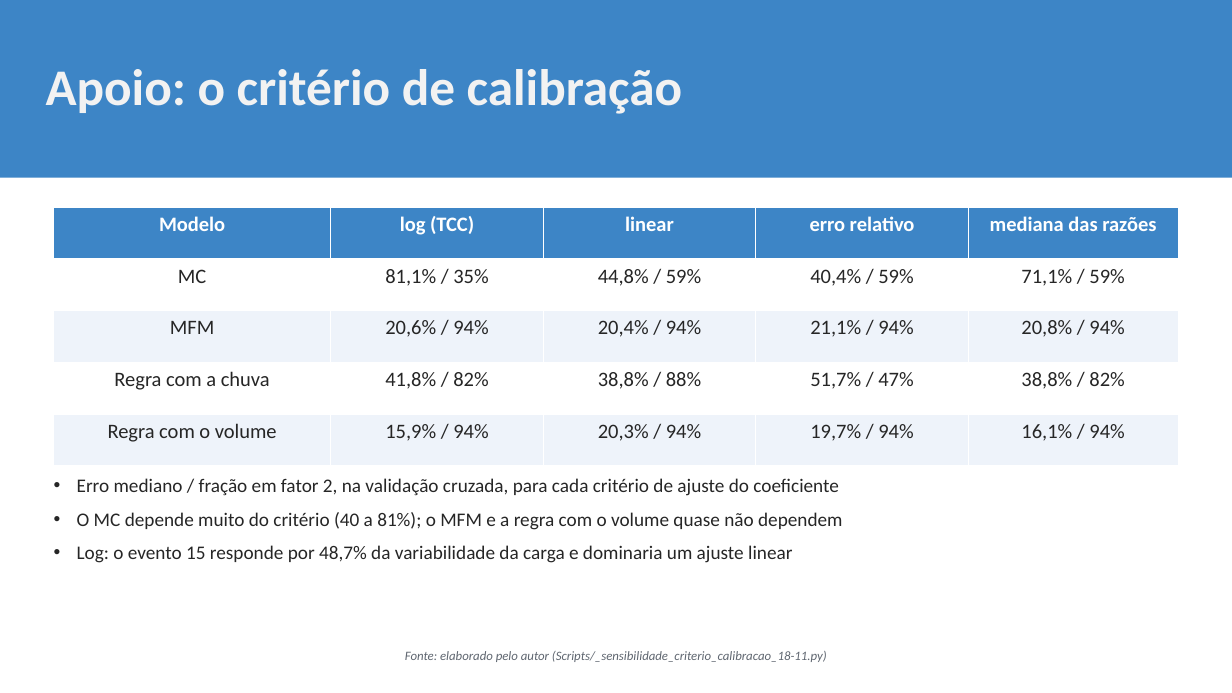
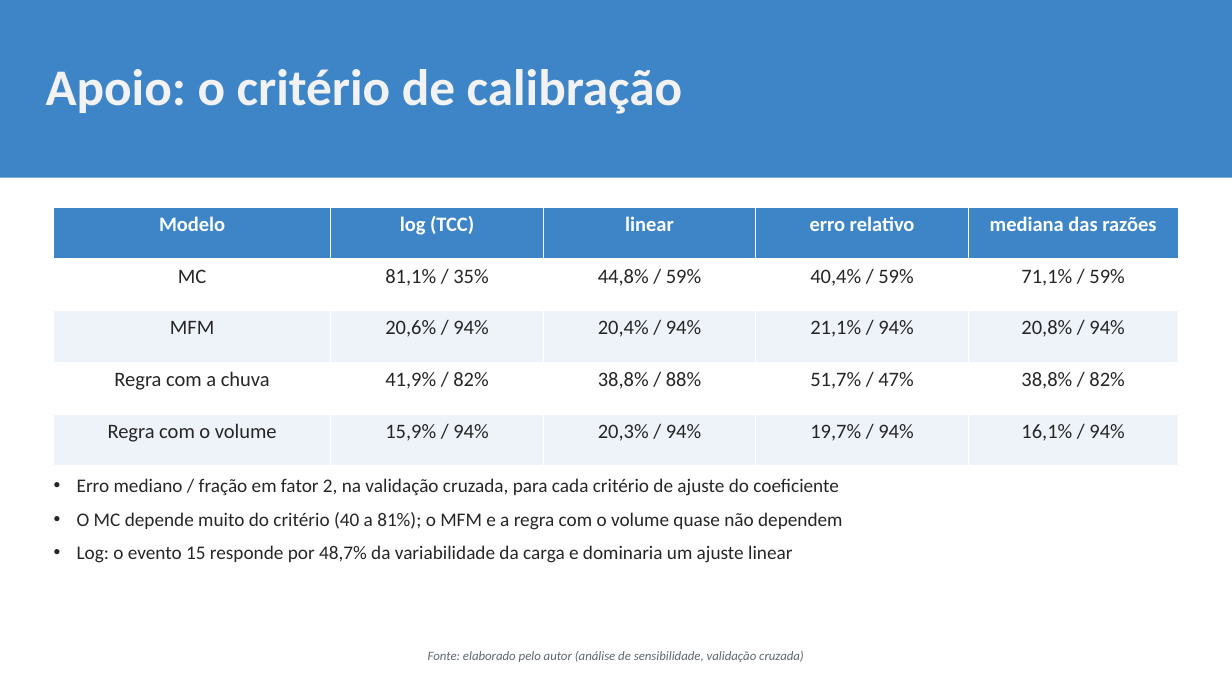
Before and after one commit to mateusvivarelli/TCC, a slide deck: slide 36 of Apresentacao/slideTCC_18-11_sugestoes.pptx. Drawn at 1232x693 pixels with LibreOffice and Linux fonts; fonts in the diff are those of the drawing; background and template pictures are left out. Boxes give left, top, right and bottom in pixels: in the first picture for what was removed or moved away, otherwise in the second. Text is boxed around its words. In the diff, an @@ line names an element or a change of style, - is before the commit and + after.

```diff
--- a/Apresentacao/slideTCC_18-11_sugestoes.pptx
+++ b/Apresentacao/slideTCC_18-11_sugestoes.pptx
@@ table at (54,207,1178,452) @@
-row 4, column 2: 41,8% / 82%
+row 4, column 2: 41,9% / 82%
@@ text at (428,651,804,662): text changed @@
-Fonte: elaborado pelo autor (Scripts/_sensibilidade_criterio_calibracao_18-11.py)
+Fonte: elaborado pelo autor (análise de sensibilidade, validação cruzada)
```
Also in this commit, not shown: 9 other slides changed, 11 other files.
